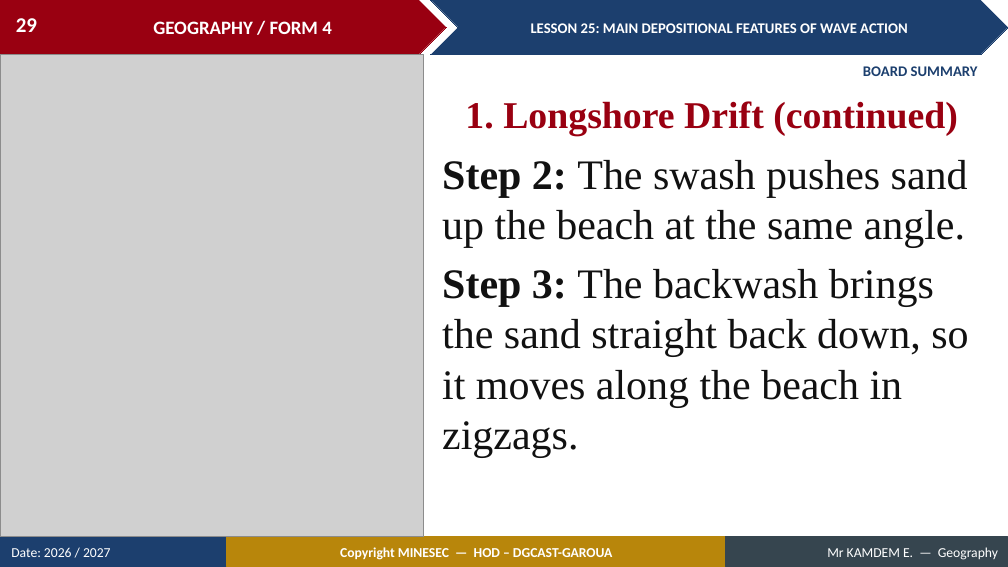
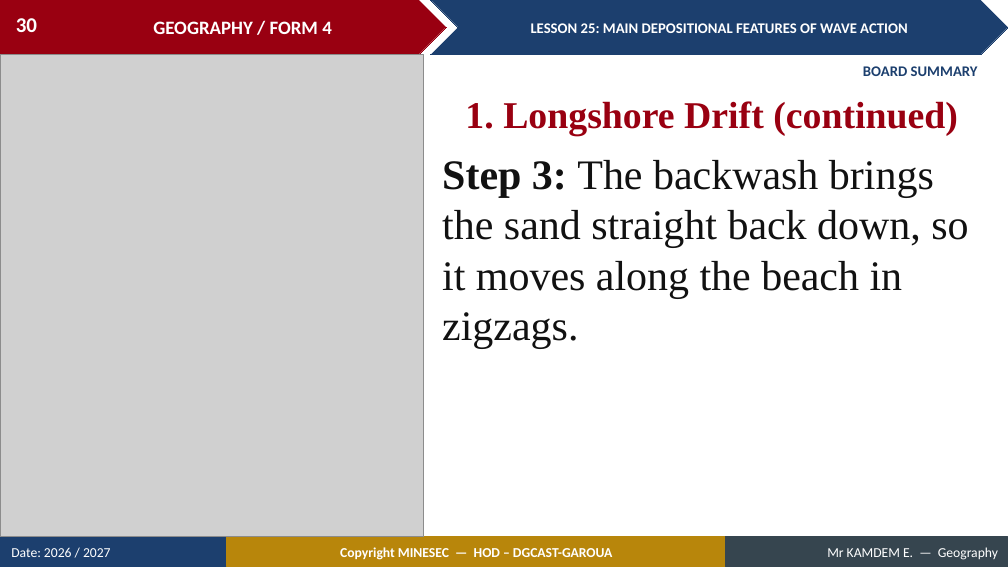
Before and after one commit to Berthautk/linea-github, a slide deck: slide 30 of lecons/F3/29_FORM4_LESSON25_Depositional_Features_of_Wave_Action.pptx (slide 29 before the commit). Drawn at 1008x567 pixels with LibreOffice and Linux fonts; fonts in the diff are those of the drawing; grey boxes stand for pictures. Boxes give left, top, right and bottom in pixels: in the first picture for what was removed or moved away, otherwise in the second. Text is boxed around its words. In the diff, an @@ line names an element or a change of style, - is before the commit and + after.

```diff
--- a/lecons/F3/29_FORM4_LESSON25_Depositional_Features_of_Wave_Action.pptx
+++ b/lecons/F3/29_FORM4_LESSON25_Depositional_Features_of_Wave_Action.pptx
@@ page number at (16, 18, 37, 32): text changed @@
-29
+30
@@ text at (442, 160, 968, 247): paragraph removed @@
-Step 2: The swash pushes sand up the beach at the same angle.
```
Also in this commit, not shown: 2 other slides changed, 1 slide added, 2 other files.
